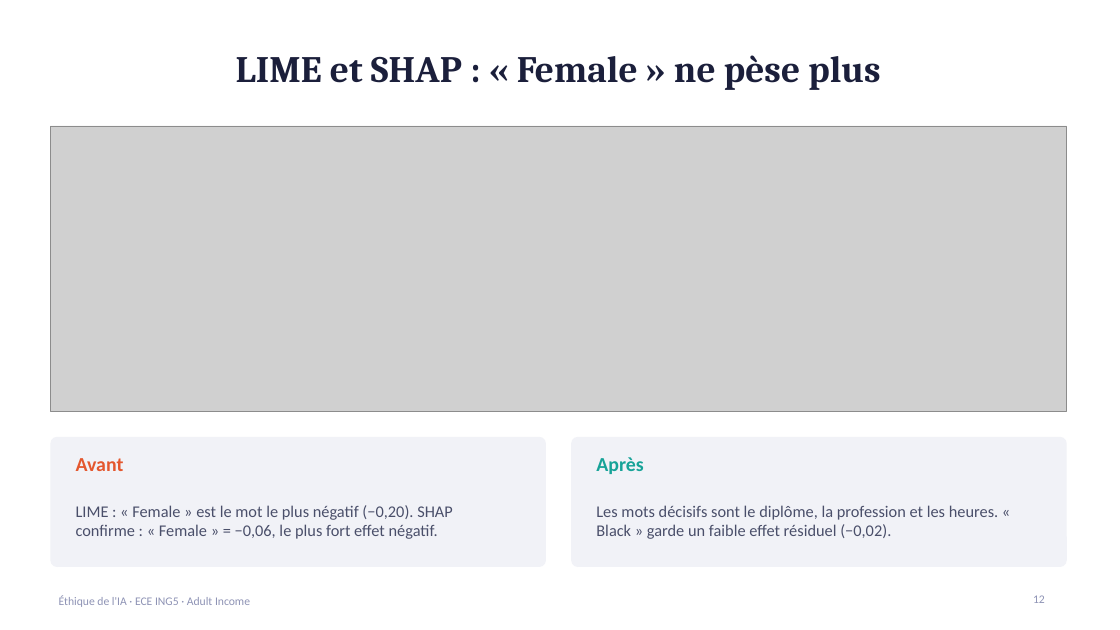
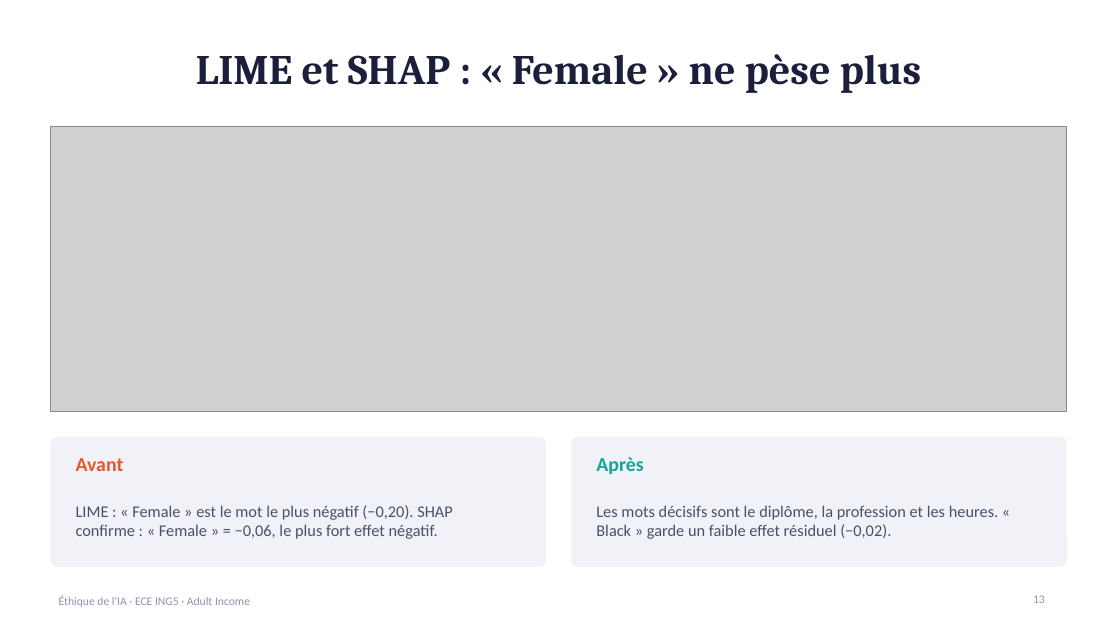
Before and after one commit to oscarico92/ai-ethics-adult-income, a slide deck: slide 13 of Projet_Ethique_IA_Adult_Income.pptx (slide 12 before the commit). Drawn at 1120x630 pixels with LibreOffice and Linux fonts; fonts in the diff are those of the drawing; grey boxes stand for pictures. Boxes give left, top, right and bottom in pixels: in the first picture for what was removed or moved away, otherwise in the second. Text is boxed around its words. In the diff, an @@ line names an element or a change of style, - is before the commit and + after.

```diff
--- a/Projet_Ethique_IA_Adult_Income.pptx
+++ b/Projet_Ethique_IA_Adult_Income.pptx
@@ title "LIME et SHAP : « ..." at [196, 54, 921, 93]: size 32 to 36 pt @@
```
Also in this commit, not shown: 13 other slides changed, 1 slide added.
